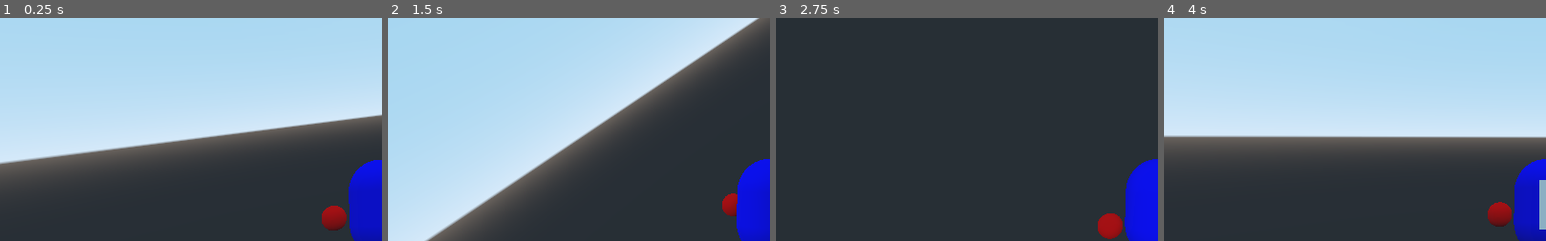
Above: before the commit, frames 1-4 (left to right).
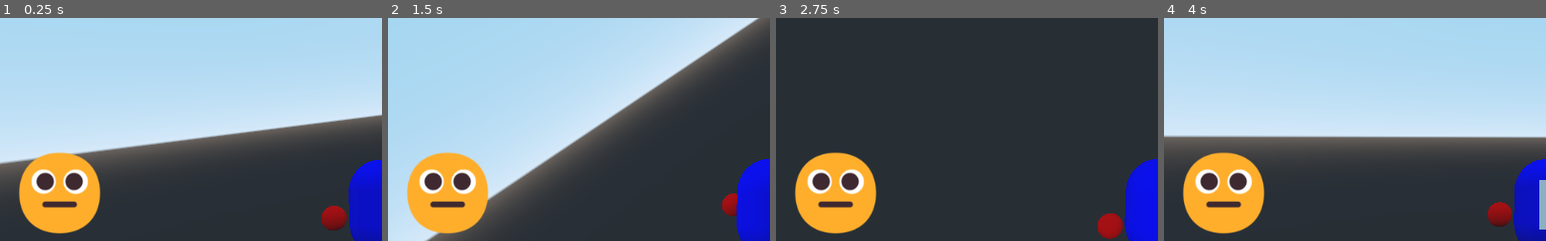
Above: after the commit, the same moments.

Repository: Sacristan/ASStro
Game: Godot game, scene res://scenes/levels/level1.tscn
The game is run twice, just before and just after one commit, with the same random seed, the same clock (stepped at 60 frames per second) and the same inputs. The engine's default icon, where the game draws it, is replaced by a stand-in: a white triangle on a blue panel in a dark square.
Inputs (mouse positions are % of the whole screen's width and height, from its top left):
- Up to frame 1 (0.25 s): no input
- Up to frame 2 (1.5 s): move the mouse to (55, 50) at 0.52 s; hold W (move_forward) from 0.53 s (still down); right-click (55, 50) at 0.6 s; click (55, 50) at 0.77 s; move the mouse to (45, 50) at 1.27 s; right-click (45, 50) at 1.35 s
- Up to frame 3 (2.75 s): keep holding W (move_forward); click (45, 50) at 1.52 s; move the mouse to (52, 48) at 2.02 s; right-click (52, 48) at 2.1 s
- Up to frame 4 (4 s): keep holding W (move_forward); move the mouse to (49, 52) at 2.77 s; right-click (49, 52) at 2.85 s; click (49, 52) at 3.02 s; move the mouse to (57, 51) at 3.52 s; right-click (57, 51) at 3.6 s; click (57, 51) at 3.77 s
The pictures show only the part of the screen within x 0-50%, y 19-69%; the shares and areas given below are measured in that part.

The runs differ from the first frame. In frame 1, 5.7% of the frame differs, in the area x 5-27%, y 60-97%; in frame 2, 6.3%; in frame 3, 5.8%; in frame 4, 5.7%.

Commit message:
UI stuff

Diff:
--- a/AstroSomething/HUD.tscn
+++ b/AstroSomething/HUD.tscn
@@ -1,10 +1,11 @@
-[gd_scene load_steps=13 format=2]
+[gd_scene load_steps=14 format=2]
 
 [ext_resource path="res://src/HUD.gd" type="Script" id=1]
 [ext_resource path="res://Fonts/GameFont.tres" type="DynamicFont" id=2]
 [ext_resource path="res://ui/under.png" type="Texture" id=3]
 [ext_resource path="res://ui/progress.png" type="Texture" id=4]
 [ext_resource path="res://vignette.png" type="Texture" id=5]
+[ext_resource path="res://ui/emojis/1.png" type="Texture" id=6]
 
 [sub_resource type="VisualShaderNodeColorUniform" id=1]
 uniform_name = "ColorUniform"
@@ -164,11 +165,11 @@
 text = "Score: 0"
 
 [node name="lowerbar" type="MarginContainer" parent="."]
-anchor_top = 1.0
+anchor_top = 0.987
 anchor_right = 1.0
 anchor_bottom = 1.0
 margin_left = -6.10352e-05
-margin_top = -8.0
+margin_top = -0.200012
 size_flags_horizontal = 3
 __meta__ = {
 "_edit_use_anchors_": false
@@ -291,3 +292,22 @@
 margin_bottom = 66.0
 custom_fonts/font = ExtResource( 2 )
 text = "QUIT"
+
+[node name="GasBar" type="MarginContainer" parent="."]
+anchor_top = 1.0
+anchor_bottom = 1.0
+margin_left = 20.0
+margin_top = -313.0
+margin_right = 140.0
+margin_bottom = -20.0
+__meta__ = {
+"_edit_use_anchors_": false
+}
+
+[node name="TextureRect" type="TextureRect" parent="GasBar"]
+margin_right = 120.0
+margin_bottom = 120.0
+size_flags_horizontal = 0
+size_flags_vertical = 0
+texture = ExtResource( 6 )
+stretch_mode = 7
--- a/AstroSomething/project.godot
+++ b/AstroSomething/project.godot
@@ -9,11 +9,6 @@
 config_version=4
 
 _global_script_classes=[ {
-"base": "KinematicBody",
-"class": "Assteroid",
-"language": "GDScript",
-"path": "res://src/Assteroid.gd"
-}, {
 "base": "Spatial",
 "class": "GameManager",
 "language": "GDScript",
@@ -40,7 +35,6 @@
 "path": "res://src/Player.gd"
 } ]
 _global_script_class_icons={
-"Assteroid": "",
 "GameManager": "",
 "GravityField": "",
 "KinematicCharacter": "",
Binary file added: AstroSomething/ui/emojis/1.png
Not shown, added: AstroSomething/ui/emojis/1.png.import
Binary file added: AstroSomething/ui/emojis/2.png
Not shown, added: AstroSomething/ui/emojis/2.png.import
Binary file added: AstroSomething/ui/emojis/3.png
Not shown, added: AstroSomething/ui/emojis/3.png.import
Binary file added: AstroSomething/ui/emojis/4.png
Not shown, added: AstroSomething/ui/emojis/4.png.import
Binary file added: AstroSomething/ui/emojis/5.png
Not shown, added: AstroSomething/ui/emojis/5.png.import
Binary file added: AstroSomething/ui/emojis/6.png
Not shown, added: AstroSomething/ui/emojis/6.png.import
